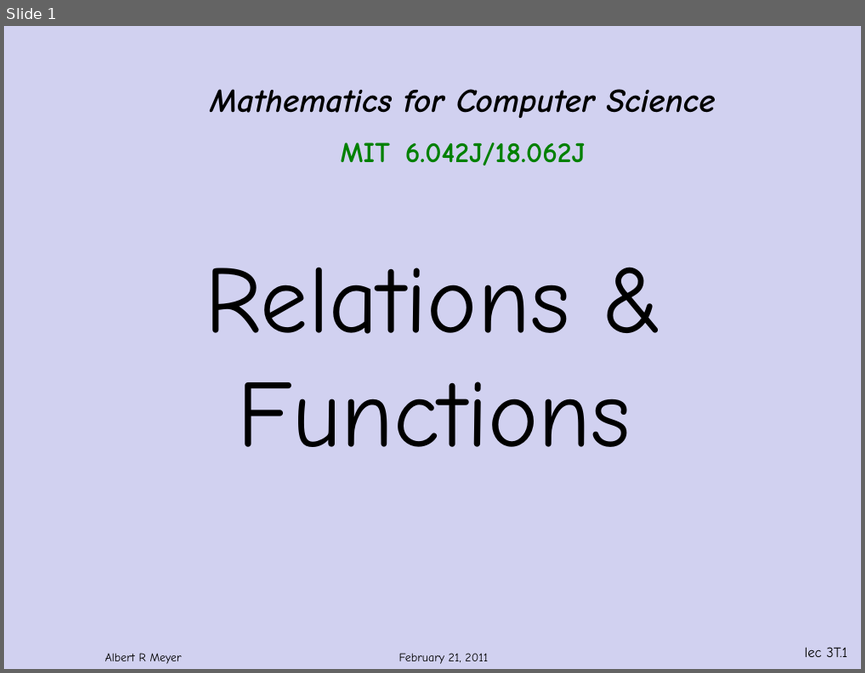
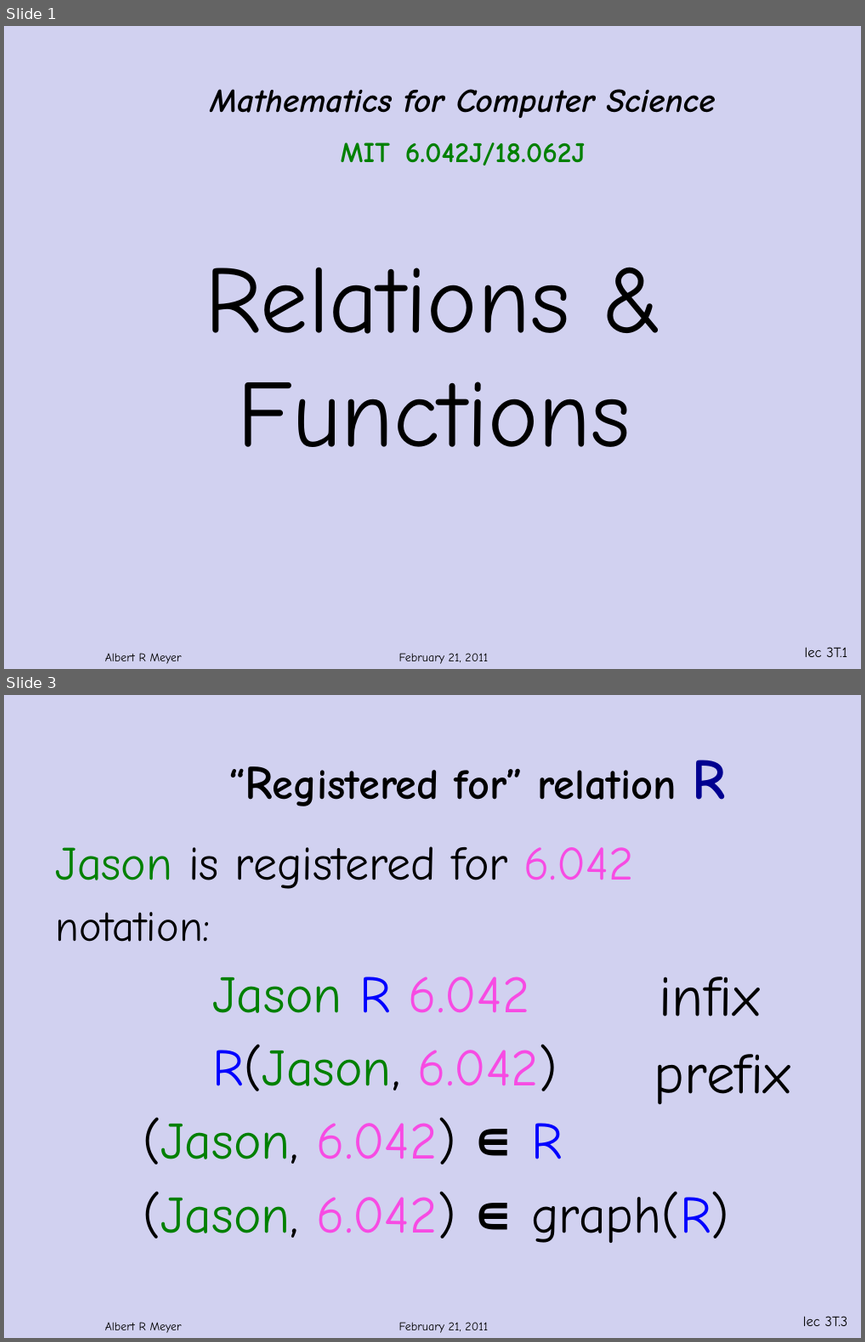
Before and after one commit to armeyer/mcs_web, a slide deck: spring12/slidesS12/relations.pptx. Shown one above the other, each under a label of ours: slide 1 before the commit, slides 1 and 3 after it; the slides between them are not shown. The pictures are 865x673 and 865x1342 pixels, drawn with LibreOffice and Linux fonts; fonts in the diff are those of the drawing; background and template pictures are left out. Boxes give left, top, right and bottom in pixels: in the first picture for what was removed or moved away, otherwise in the second. Text is boxed around its words. In the diff, an @@ line names an element or a change of style, - is before the commit and + after.

```diff
--- a/spring12/slidesS12/relations.pptx
+++ b/spring12/slidesS12/relations.pptx
@@ slide 3 added at (x1=4, y1=695, x2=861, y2=1338), background #D1D1F0; not listed: 3 template elements that a slide beside it also shows @@
@@ title added at (x1=454, y1=760, x2=725, y2=800), 36 pt, text #000000, bold @@
+“Registered for” relation R
@@ text added at (x1=55, y1=846, x2=729, y2=1242), 44 pt, text #000000 @@
+Jason is registered for 6.042
+notation:
+Jason R 6.042
+R(Jason, 6.042)
+(Jason, 6.042) ∊ R
+(Jason, 6.042) ∊ graph(R)
@@ text added at (x1=659, y1=976, x2=760, y2=1016), 48 pt, text #000000 @@
+infix
@@ text added at (x1=654, y1=1054, x2=791, y2=1105), 48 pt, text #000000 @@
+prefix
```
Also in this commit, not shown: 4 slides changed, 15 other slides added, 3 slides removed.
